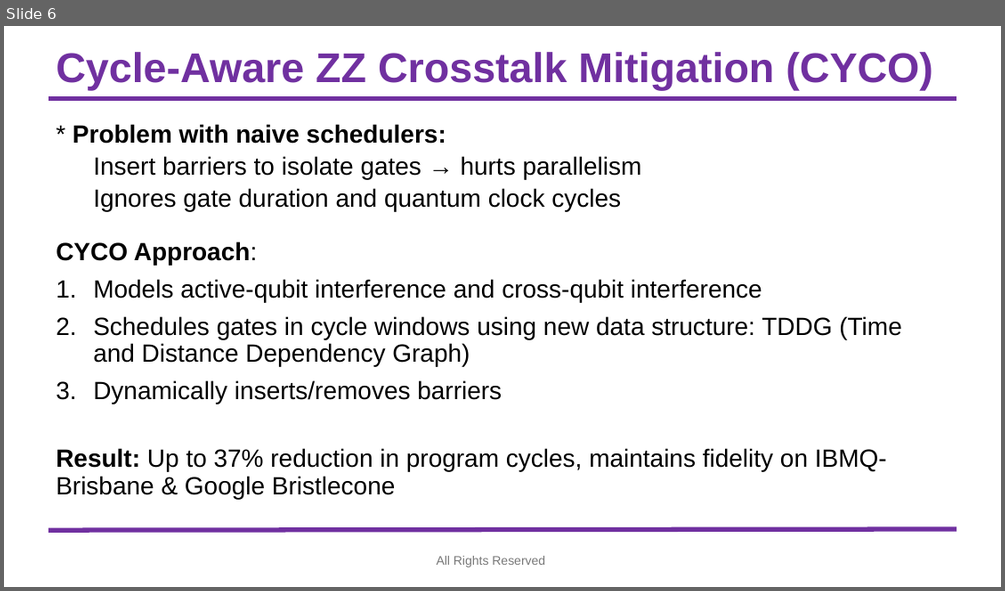
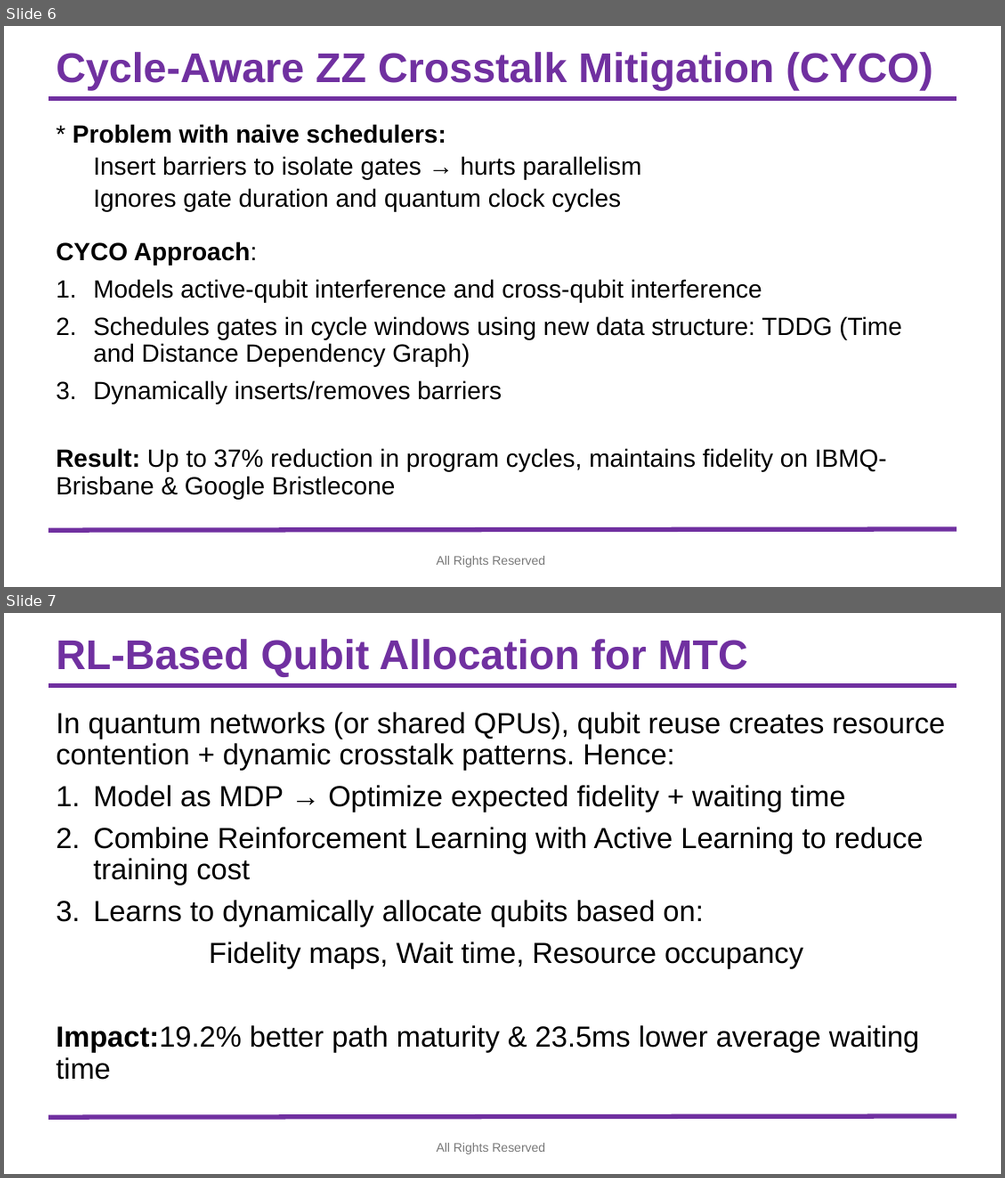
Before and after one commit to syedshubha/CrosstalkMTC, a slide deck: Crosstalk.pptx. Shown one above the other, each under a label of ours: slide 6 before the commit, slides 6 and 7 after it. The pictures are 1005x591 and 1005x1178 pixels, drawn with LibreOffice and Linux fonts; fonts in the diff are those of the drawing; background and template pictures are left out. Boxes give left, top, right and bottom in pixels: in the first picture for what was removed or moved away, otherwise in the second. Text is boxed around its words. In the diff, an @@ line names an element or a change of style, - is before the commit and + after.

```diff
--- a/Crosstalk.pptx
+++ b/Crosstalk.pptx
@@ slide 7 added at [4, 613, 1001, 1174], background #FFFFFF; not listed: 2 template elements that a slide beside it also shows @@
@@ title added at [56, 639, 748, 677], 40 pt, text #7030A0, bold @@
+RL-Based Qubit Allocation for MTC
@@ text added at [56, 712, 945, 1079], 28 pt, text #000000 @@
+In quantum networks (or shared QPUs), qubit reuse creates resource contention + dynamic crosstalk patterns. Hence:
+1. Model as MDP → Optimize expected fidelity + waiting time
+2. Combine Reinforcement Learning with Active Learning to reduce training cost
+3. Learns to dynamically allocate qubits based on:
+Fidelity maps, Wait time, Resource occupancy
+Impact:19.2% better path maturity & 23.5ms lower average waiting time
@@ text added at [437, 1143, 545, 1154], 12 pt, text #797979 @@
+All Rights Reserved
```
Also in this commit, not shown: 4 other slides added.
